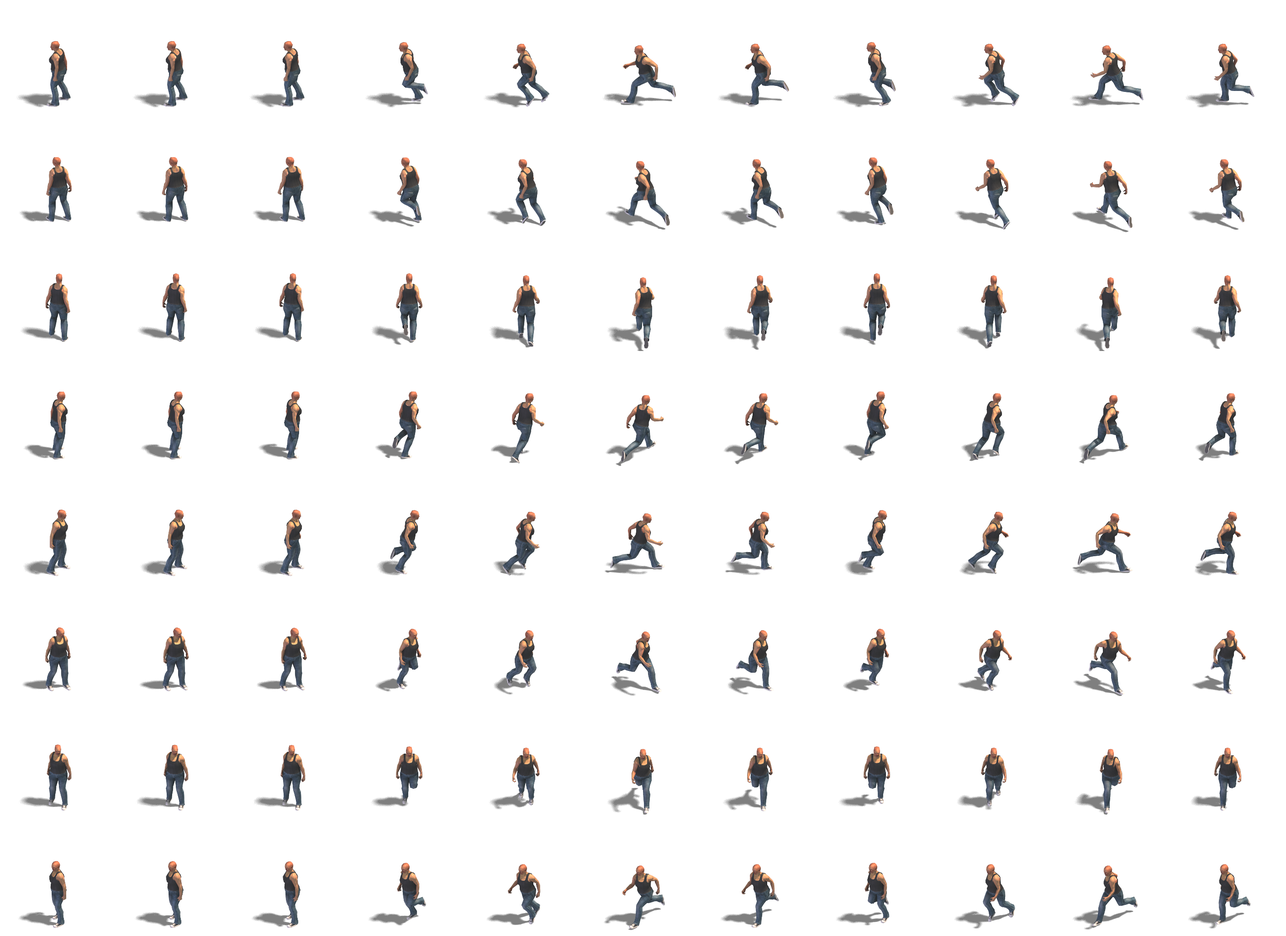
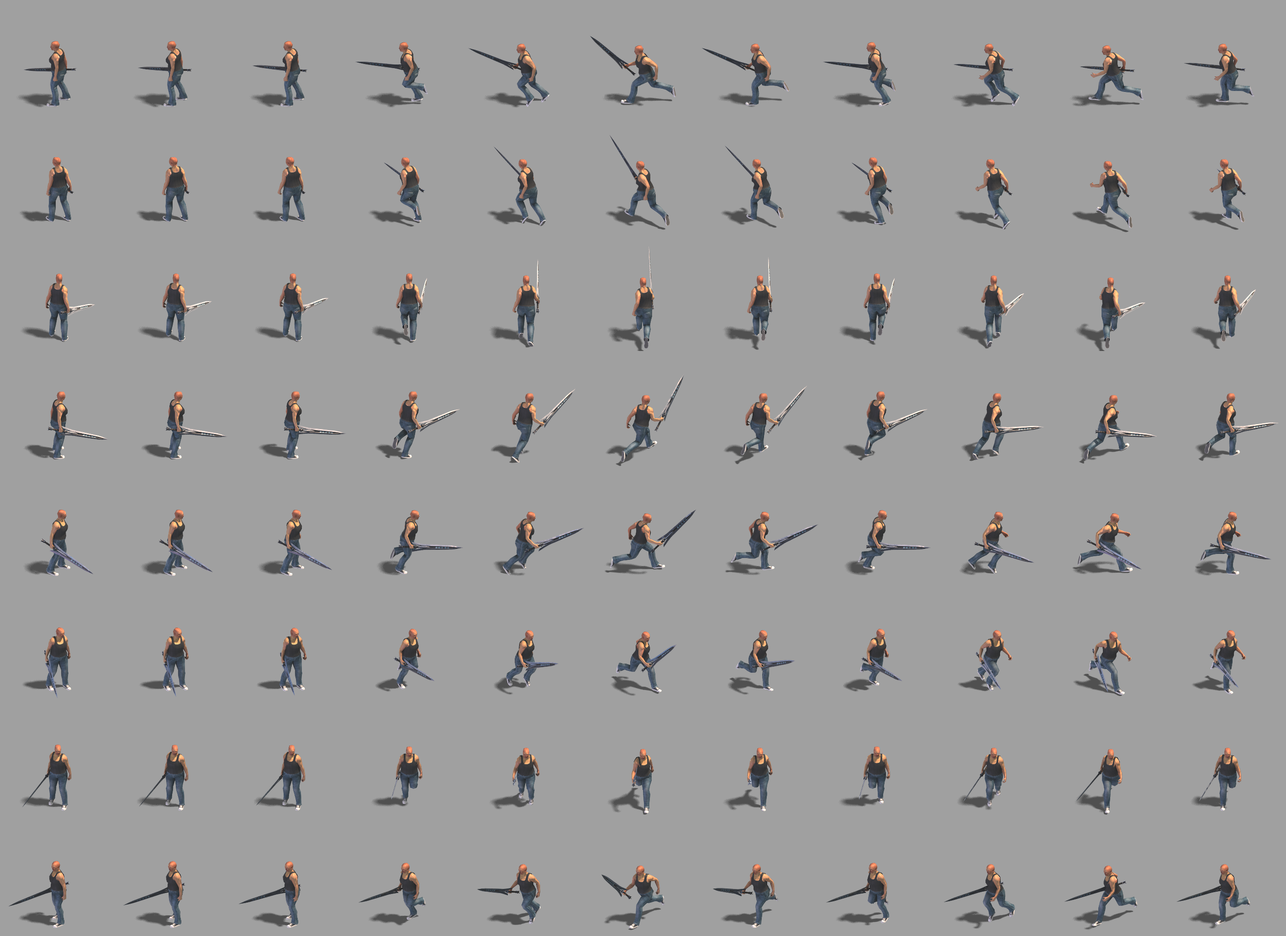
Revision of a layered 1286×936 image; what changed, layer by layer:
added layer "magic_sword.png" above "tanktop.png" over [7, 35, 1280, 907]
painted on "Layer" over [0, 0, 1286, 936]
